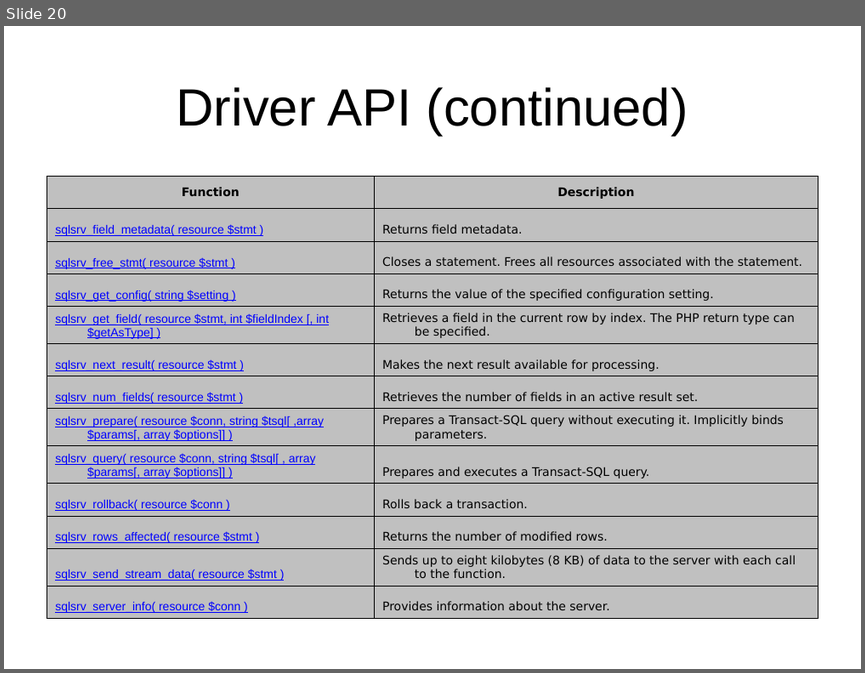
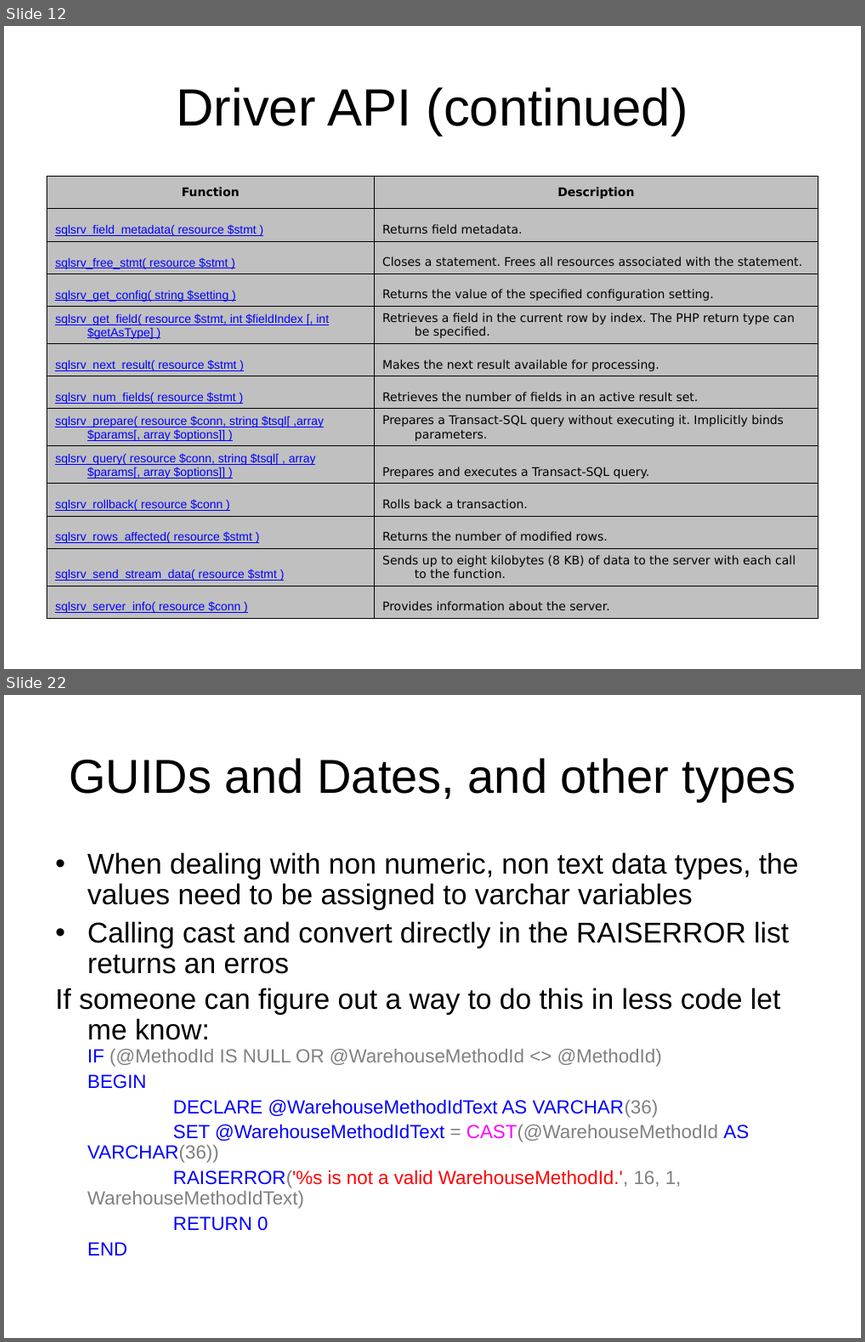
Before and after one commit to LIPHP/Employee-Contact-List, a slide deck: Docs/Using Microsoft SQL Server with PHP.ppt. Shown one above the other, each under a label of ours: slide 20 before the commit, slides 12 and 22 after it; the slides between them are not shown. The pictures are 865x673 and 865x1342 pixels, drawn with LibreOffice and Linux fonts; fonts in the diff are those of the drawing. Boxes give left, top, right and bottom in pixels: in the first picture for what was removed or moved away, otherwise in the second. Text is boxed around its words. In the diff, an @@ line names an element or a change of style, - is before the commit and + after.

```diff
--- a/Docs/Using Microsoft SQL Server with PHP.ppt
+++ b/Docs/Using Microsoft SQL Server with PHP.ppt
@@ slide 22 added at <box>4,695,861,1338</box>, background #FFFFFF @@
@@ title added at <box>69,758,796,801</box>, 40 pt, text #000000 @@
+GUIDs and Dates, and other types
@@ text added at <box>55,852,799,1255</box>, 16 pt, text #000000 @@
+• When dealing with non numeric, non text data types, the values need to be assigned to varchar variables
+• Calling cast and convert directly in the RAISERROR list returns an erros
+If someone can figure out a way to do this in less code let me know:
+IF (@MethodId IS NULL OR @WarehouseMethodId <> @MethodId)
+BEGIN
+DECLARE @WarehouseMethodIdText AS VARCHAR(36)
+SET @WarehouseMethodIdText = CAST(@WarehouseMethodId AS VARCHAR(36))
+RAISERROR('%s is not a valid WarehouseMethodId.', 16, 1, WarehouseMethodIdText)
+RETURN 0
+END
@@ what was slide 20 is now slide 12 @@
```
Also in this commit, not shown: 1 slide changed, 14 other slides added, 1 slide removed, 2 other files.
